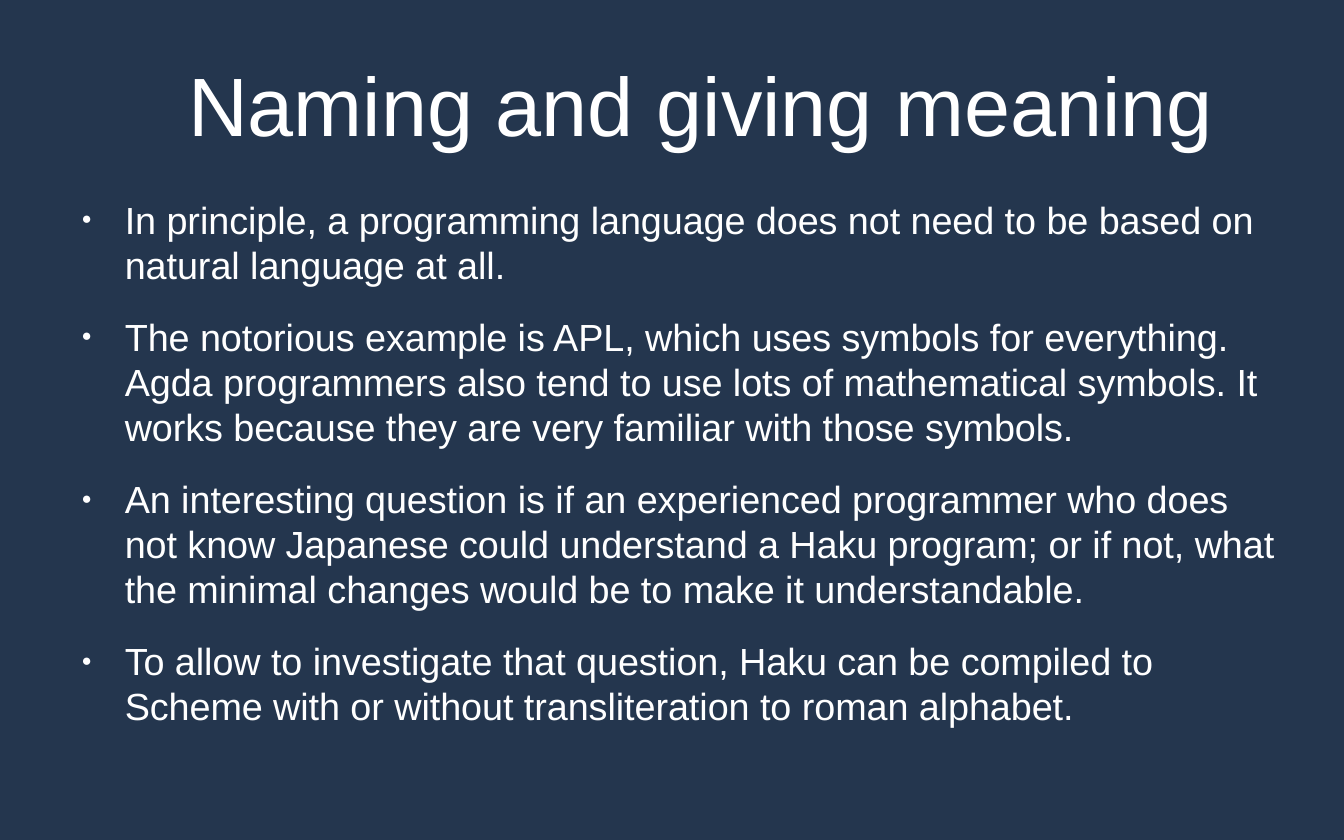
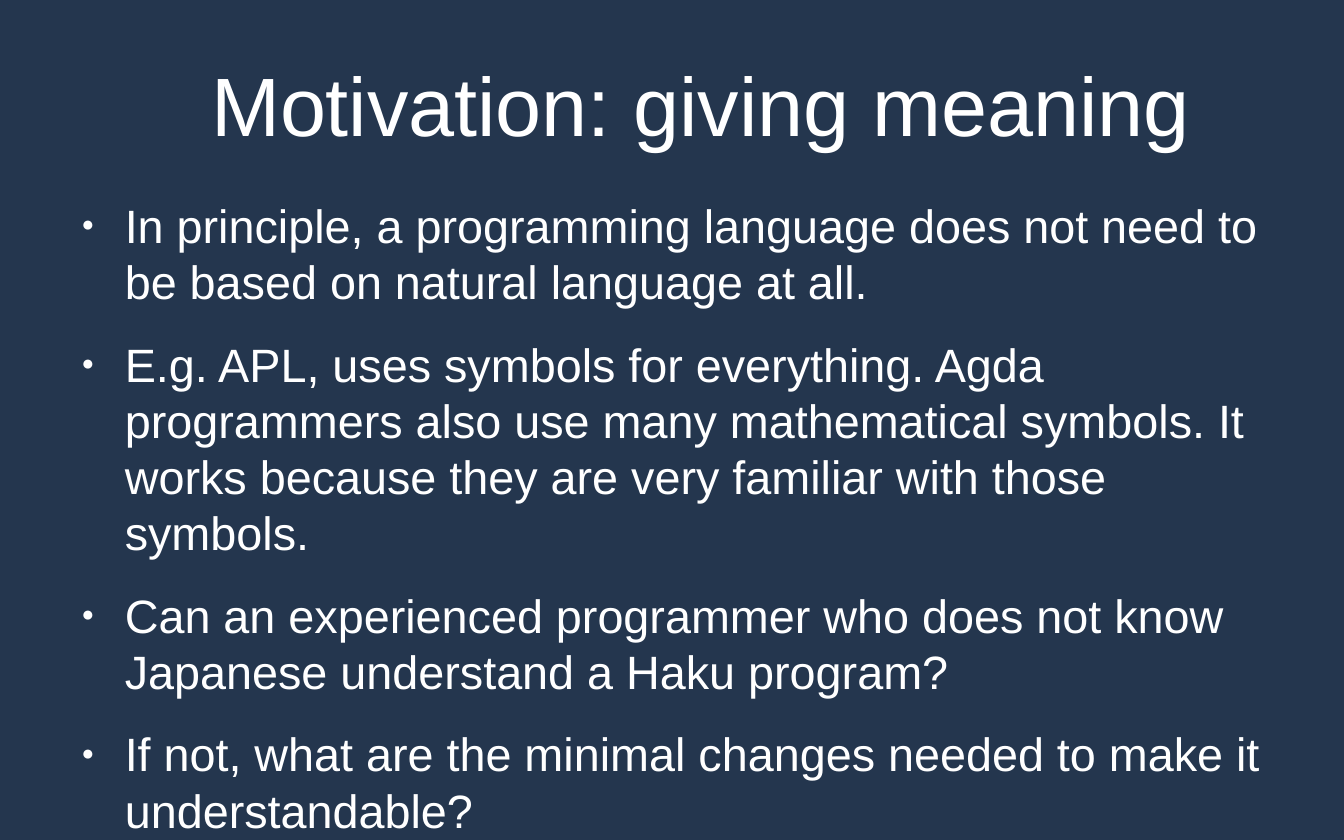
Before and after one commit to MrPicklePinosaur/haku, a slide deck: slide 16 of haku-talk/haku-talk.odp (slide 14 before the commit). Drawn at 1344x840 pixels with LibreOffice and Linux fonts; fonts in the diff are those of the drawing. Boxes give left, top, right and bottom in pixels: in the first picture for what was removed or moved away, otherwise in the second. Text is boxed around its words. In the diff, an @@ line names an element or a change of style, - is before the commit and + after.

```diff
--- a/haku-talk/haku-talk.odp
+++ b/haku-talk/haku-talk.odp
@@ title at <box>211,76,1190,151</box>: text changed @@
-Naming and giving meaning
+Motivation: giving meaning
@@ text at <box>125,209,1257,308</box>: size 22.2 to 27.6 pt in "In principle, a programming language does not ..." @@
@@ text at <box>125,348,1259,829</box>: text changed; size 22.2 to 27.6 pt @@
-● The notorious example is APL, which uses symbols for everything. Agda programmers also tend to use lots of mathematical symbols. It works because they are very familiar with those symbols.
-● An interesting question is if an experienced programmer who does not know Japanese could understand a Haku program; or if not, what the minimal changes would be to make it understandable.
-● To allow to investigate that question, Haku can be compiled to Scheme with or without transliteration to roman alphabet.
+● E.g. APL, uses symbols for everything. Agda programmers also use many mathematical symbols. It works because they are very familiar with those symbols.
+● Can an experienced programmer who does not know Japanese understand a Haku program?
+● If not, what are the minimal changes needed to make it understandable?
```
Also in this commit, not shown: 2 other slides changed, 3 slides added, 1 slide removed, 4 other files.
